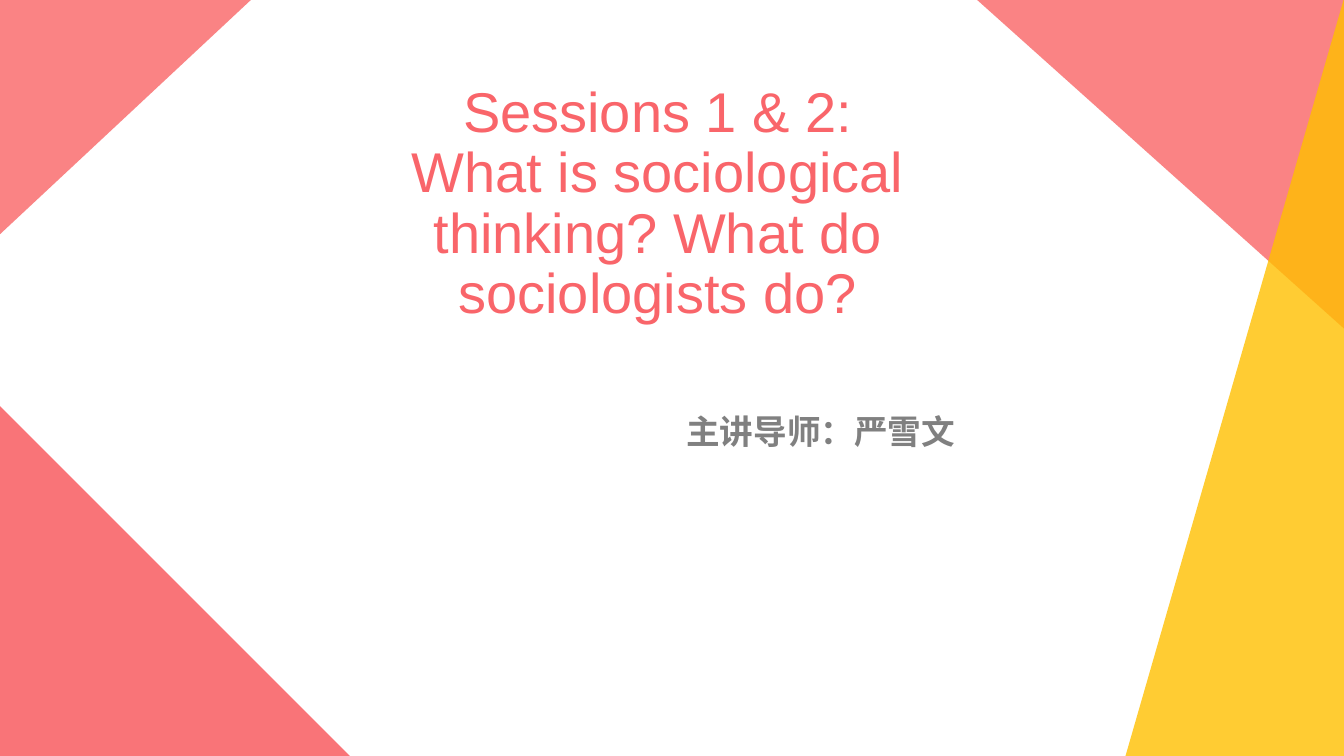
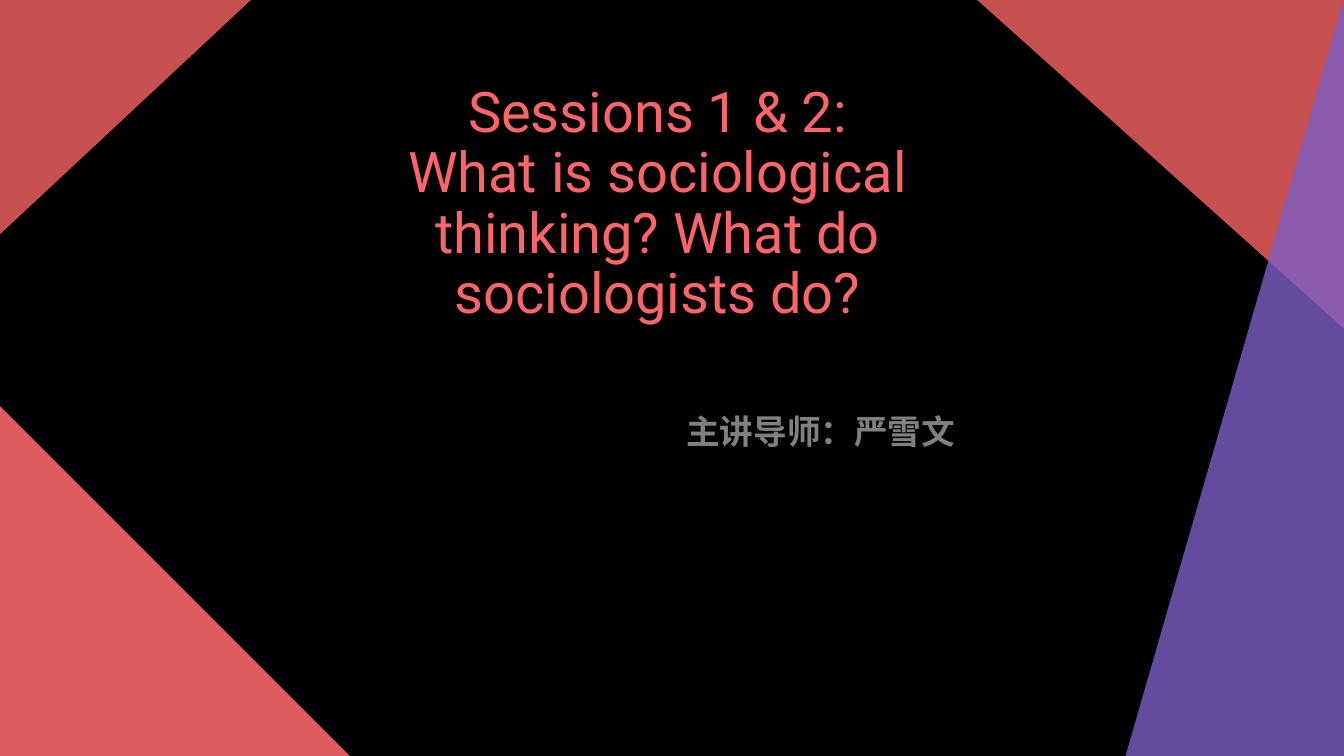
Before and after one commit to XueWenSYan/Intro_to_sociology, a slide deck: slide 1 of Meetings 1 & 2.pptx. Drawn at 1344x756 pixels with LibreOffice and Linux fonts; fonts in the diff are those of the drawing. Boxes give left, top, right and bottom in pixels: in the first picture for what was removed or moved away, otherwise in the second. Text is boxed around its words. In the diff, an @@ line names an element or a change of style, - is before the commit and + after.

```diff
--- a/Meetings 1 & 2.pptx
+++ b/Meetings 1 & 2.pptx
@@ background #FFFFFF to #000000 @@
@@ right triangle at bbox=[1126, 0, 1344, 756]: fill #FFC000 at 80% opacity to #7C60C6 at 80% opacity @@
@@ text "Sessions 1 & 2:" at bbox=[408, 91, 906, 325]: font Arial to Roboto @@
@@ text "主讲导师：严雪文" at bbox=[686, 415, 955, 447]: font Arial to Roboto @@
```
Also in this commit, not shown: 20 other slides changed, 2 slides added, 2 slides removed, 2 other files.
